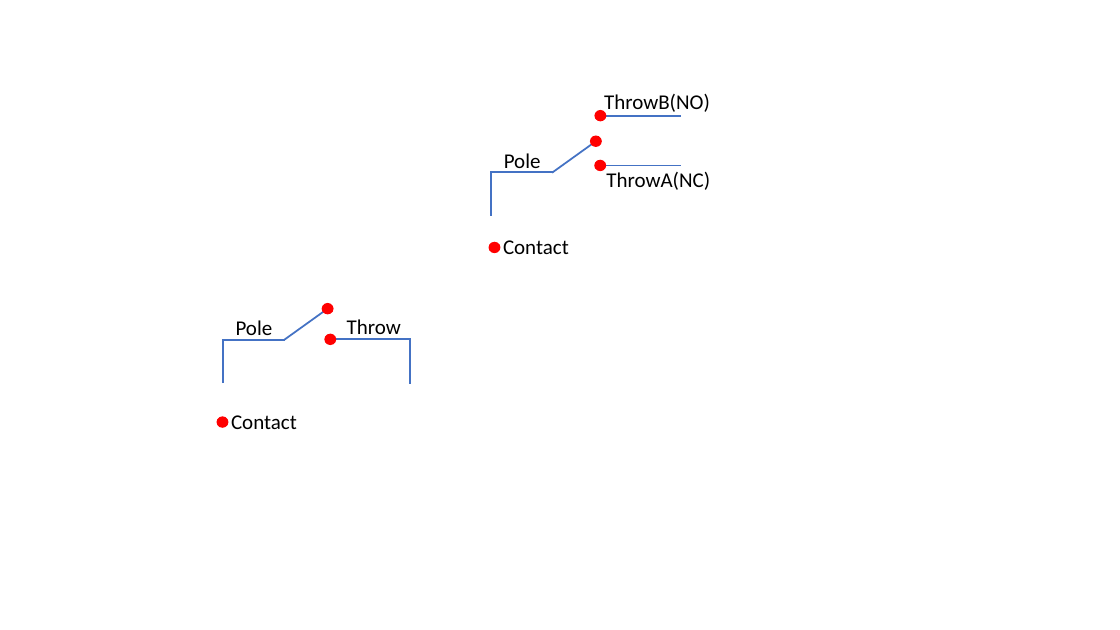
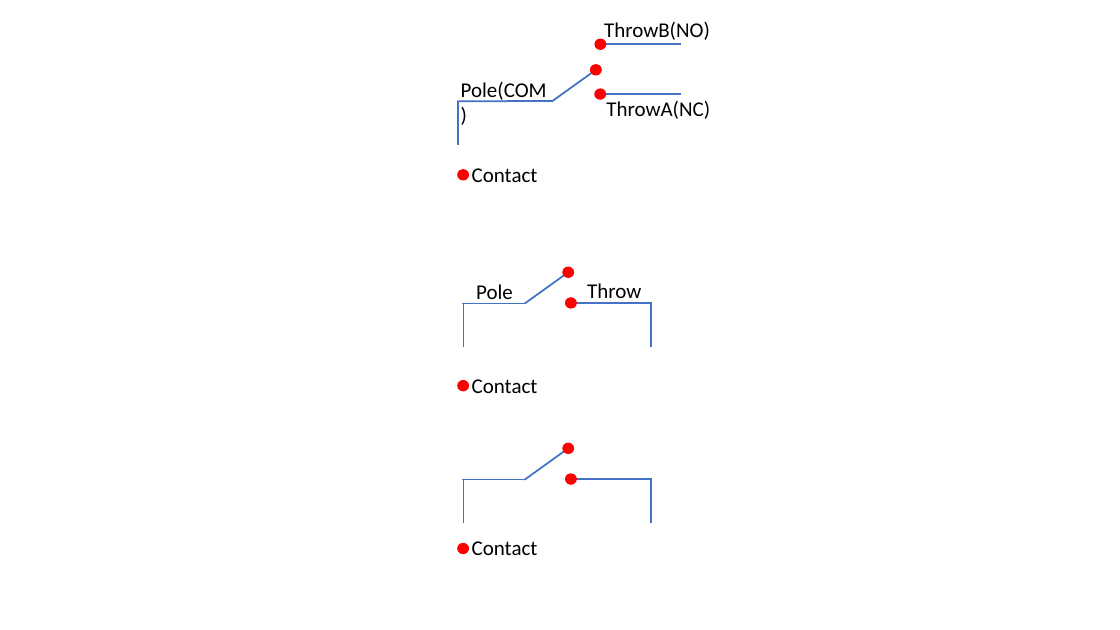
Before and after one commit to SeeedDocument/Seeed_Relay_Page, a slide deck: slide 1 of img/drawing.pptx. Drawn at 1120x630 pixels with LibreOffice and Linux fonts; fonts in the diff are those of the drawing. Boxes give left, top, right and bottom in pixels: in the first picture for what was removed or moved away, otherwise in the second. Text is boxed around its words. In the diff, an @@ line names an element or a change of style, - is before the commit and + after.

```diff
--- a/img/drawing.pptx
+++ b/img/drawing.pptx
@@ 3 lines, 3 ellipses, 2 texts: place and size @@
-3 lines, 3 ellipses, 2 texts at box(552, 94, 710, 190)
+3 lines, 3 ellipses, 2 texts at box(552, 22, 710, 119)
@@ text at box(461, 82, 547, 102): text changed @@
-Pole
+Pole(COM)
@@ line moved from (491, 172) - (553, 172) to (458, 102) - (553, 101) @@
@@ line moved from (492, 216) - (492, 171) to (459, 145) - (459, 101) @@
@@ ellipse: place and size @@
-ellipse at box(489, 243, 500, 253)
+ellipse at box(458, 170, 469, 180)
@@ text "Contact": place and size @@
-text "Contact" at box(503, 240, 569, 254)
+text "Contact" at box(472, 168, 538, 182)
@@ 5 lines, 3 texts, 3 ellipses: place and size @@
-5 lines, 3 texts, 3 ellipses at box(217, 303, 411, 429)
+5 lines, 3 texts, 3 ellipses at box(458, 267, 652, 393)
@@ line added from (524, 480) to (568, 449), #4472C4 1.5 pt @@
@@ ellipse added at box(563, 444, 574, 454), fill #FF0000, outline #FF0000 1 pt @@
@@ line added from (464, 523) to (464, 479), #4472C4 1.5 pt @@
@@ ellipse added at box(565, 474, 576, 484), fill #FF0000, outline #FF0000 1 pt @@
@@ line added from (568, 479) to (652, 479), #4472C4 1.5 pt @@
@@ line added from (651, 479) to (651, 523), #4472C4 1.5 pt @@
@@ line added from (463, 480) to (526, 480), #4472C4 1.5 pt @@
@@ ellipse added at box(458, 544, 469, 554), fill #FF0000, outline #FF0000 1 pt @@
@@ text added at box(472, 541, 538, 555), 18 pt, text #000000 @@
+Contact
```
Also in this commit, not shown: 1 slide added, 3 other files.
